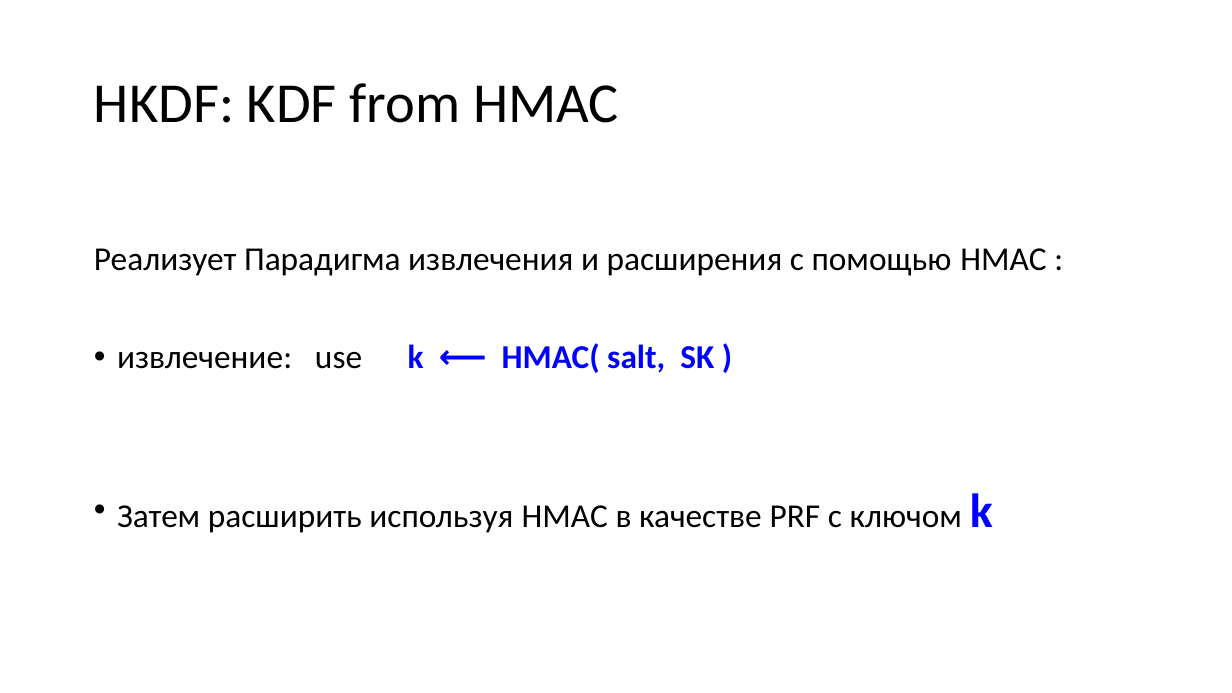
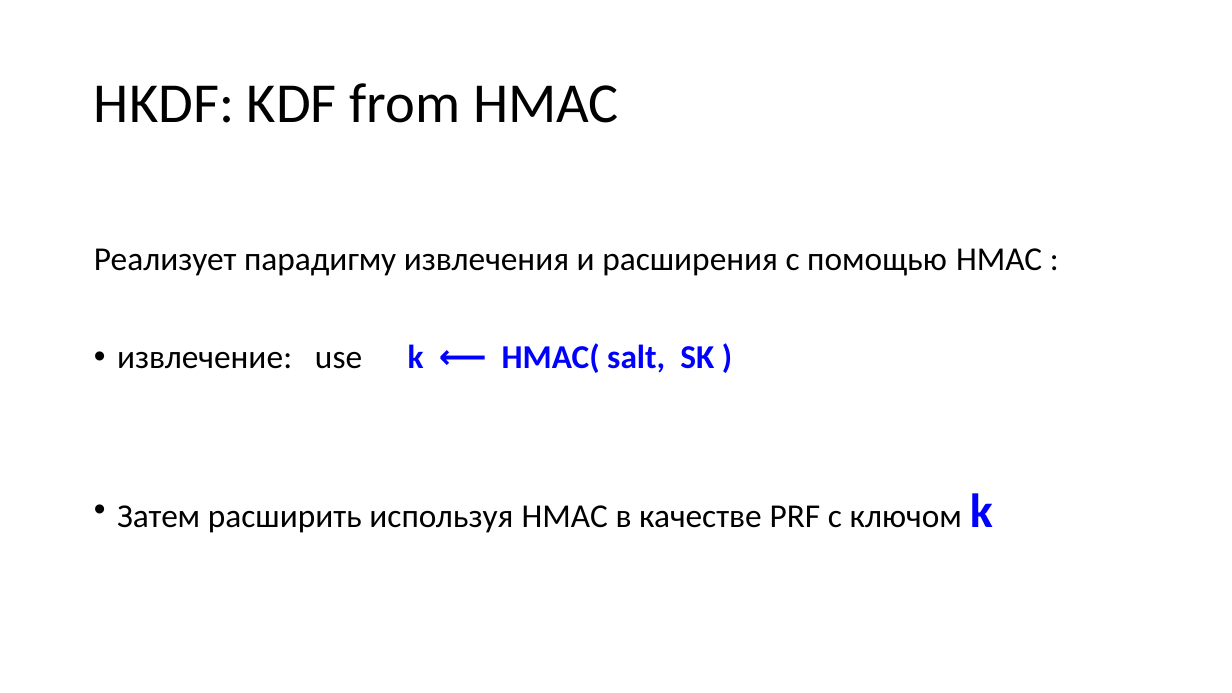
Before and after one commit to GeorgyFirsov-s-forks/CryptoLectures, a slide deck: slide 40 of Lectures/Lecture11.pptx. Drawn at 1232x693 pixels with LibreOffice and Linux fonts; fonts in the diff are those of the drawing. Boxes give left, top, right and bottom in pixels: in the first picture for what was removed or moved away, otherwise in the second. Text is boxed around its words. In the diff, an @@ line names an element or a change of style, - is before the commit and + after.

```diff
--- a/Lectures/Lecture11.pptx
+++ b/Lectures/Lecture11.pptx
@@ text at [94,248,1042,276]: text changed @@
-Реализует Парадигма извлечения и расширения с помощью HMAC :
+Реализует парадигму извлечения и расширения с помощью HMAC :
```
Also in this commit, not shown: 2 other slides changed, 3 other files.
